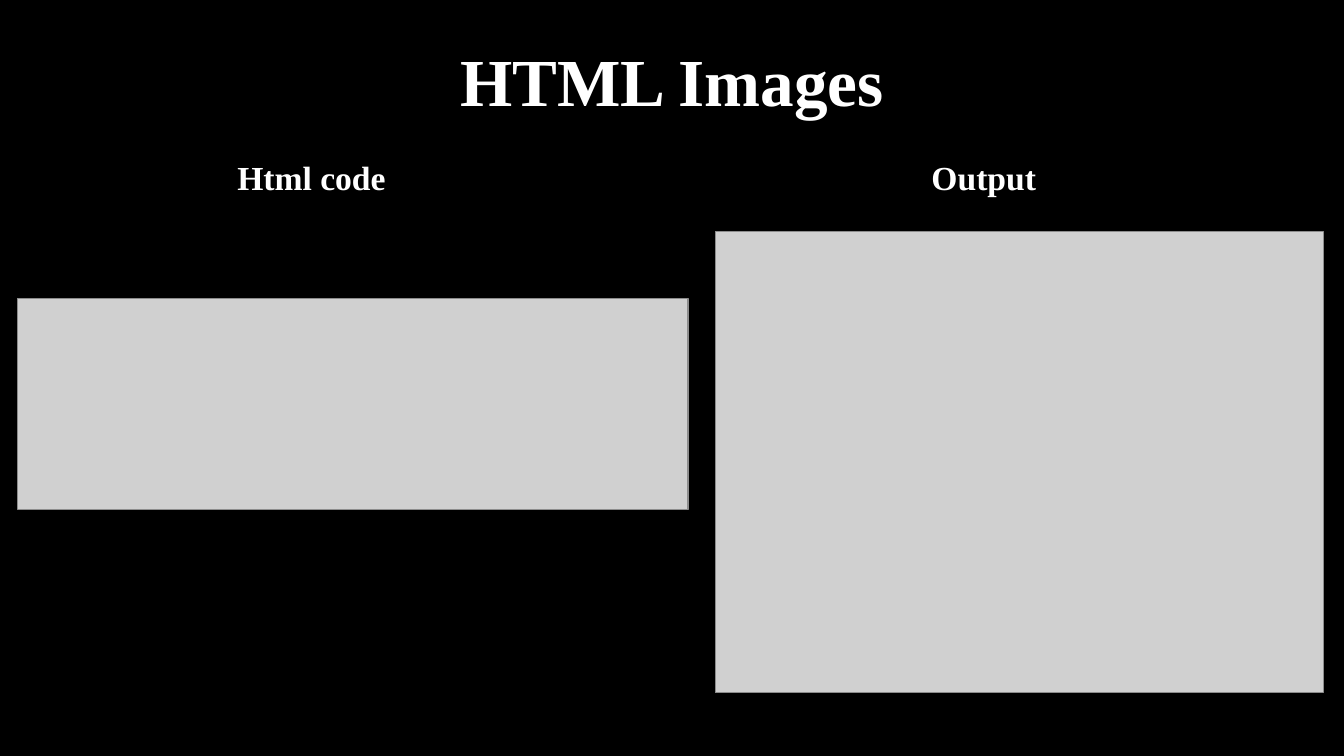
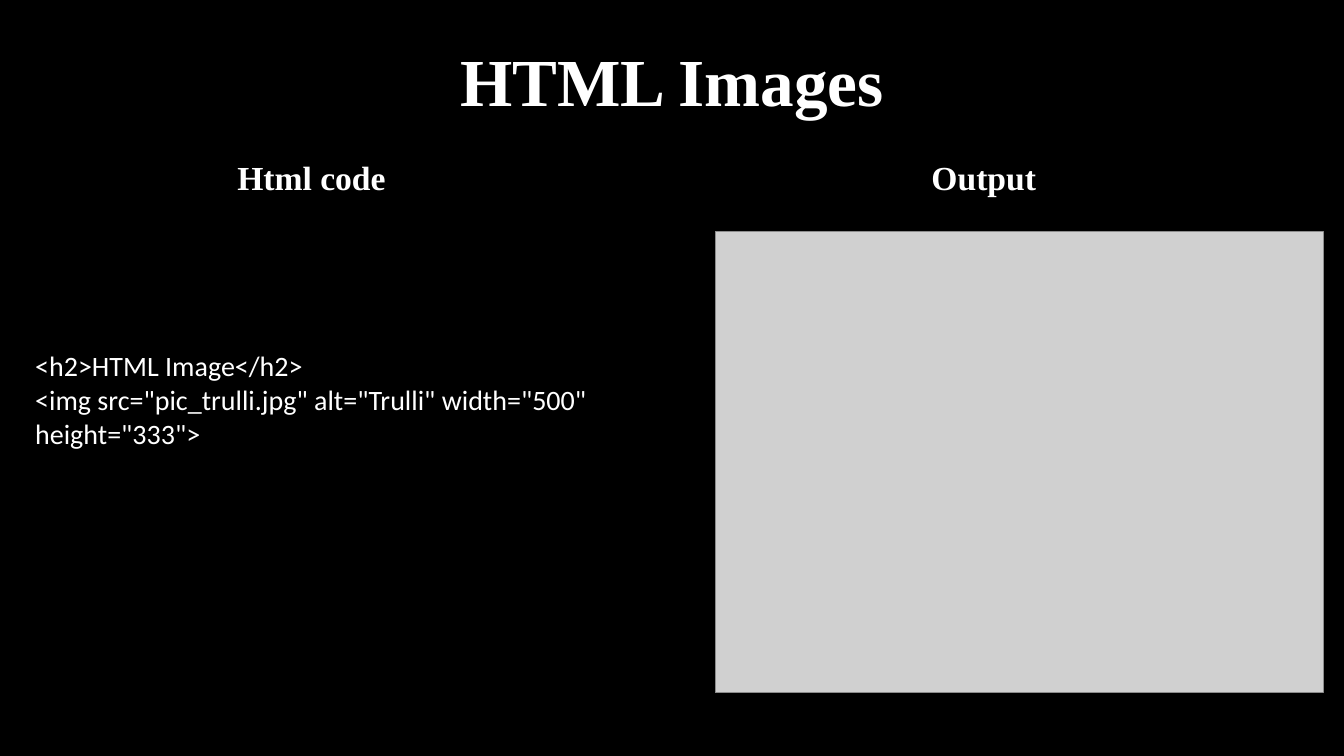
Before and after one commit to haiderIbrahem/ASPU_WEB, a slide deck: slide 32 of web.pptx (slide 30 before the commit). Drawn at 1344x756 pixels with LibreOffice and Linux fonts; fonts in the diff are those of the drawing; grey boxes stand for pictures. Boxes give left, top, right and bottom in pixels: in the first picture for what was removed or moved away, otherwise in the second. Text is boxed around its words. In the diff, an @@ line names an element or a change of style, - is before the commit and + after.

```diff
--- a/web.pptx
+++ b/web.pptx
@@ picture removed at [17,298,688,509] @@
@@ text added at [35,356,586,449], 20 pt, text #FFFFFF @@
+<h2>HTML Image</h2>
+<img src="pic_trulli.jpg" alt="Trulli" width="500" height="333">
```
Also in this commit, not shown: 18 other slides changed, 2 slides added.
